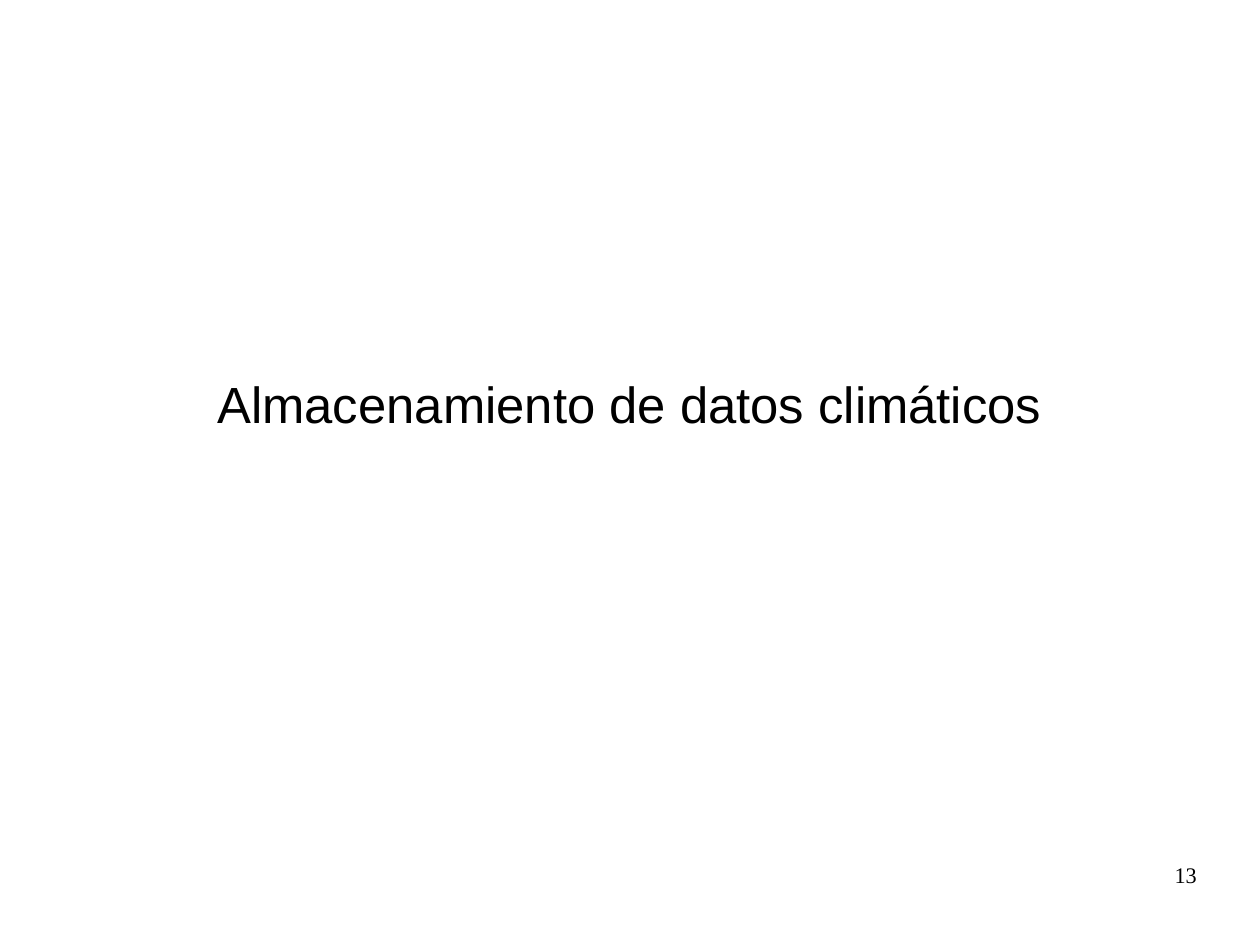
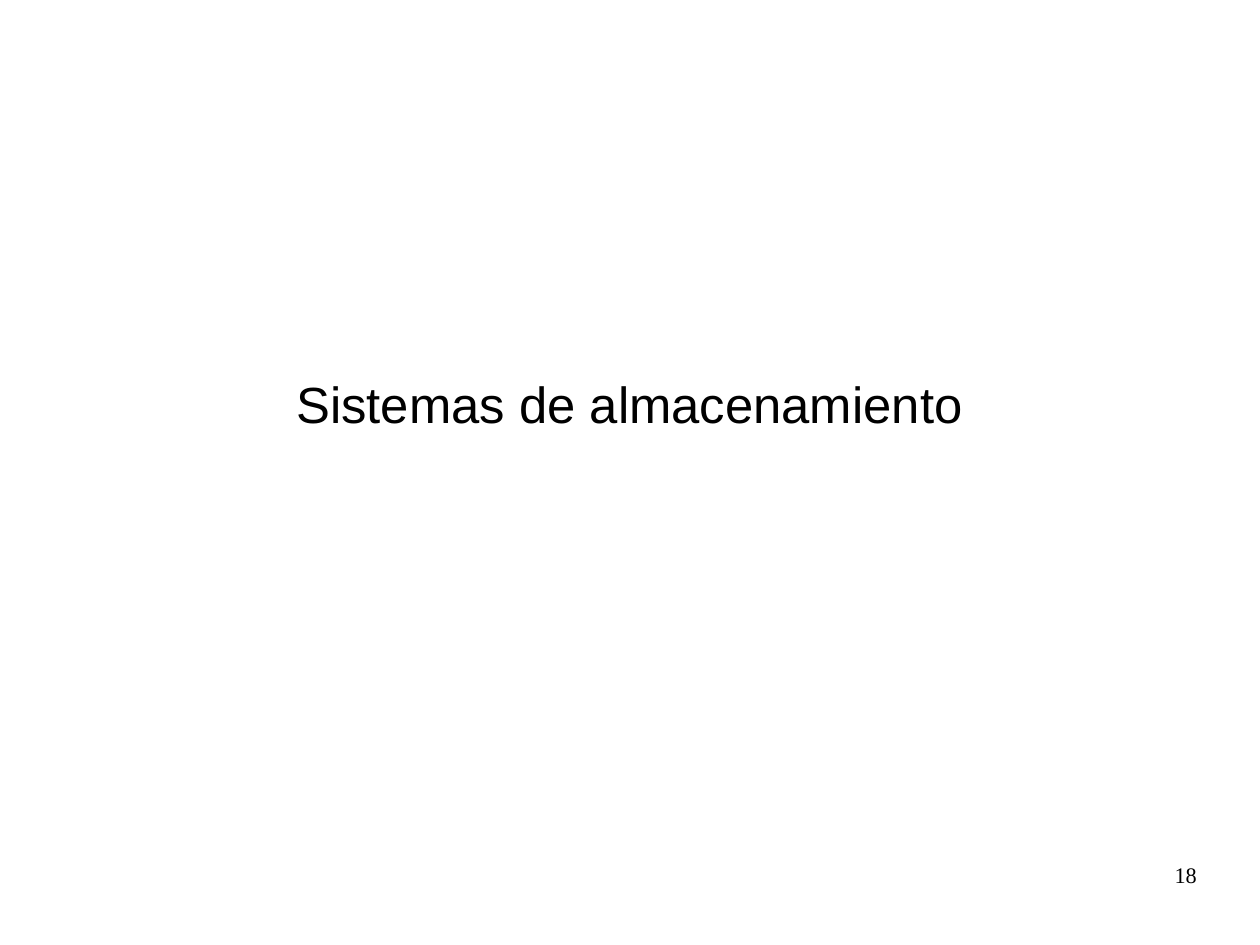
Before and after one commit to zequihg50/tfm, a slide deck: slide 18 of presentacion.odp (slide 13 before the commit). Drawn at 1260x945 pixels with LibreOffice and Linux fonts; fonts in the diff are those of the drawing. Boxes give left, top, right and bottom in pixels: in the first picture for what was removed or moved away, otherwise in the second. Text is boxed around its words. In the diff, an @@ line names an element or a change of style, - is before the commit and + after.

```diff
--- a/presentacion.odp
+++ b/presentacion.odp
@@ subtitle at <box>296,386,963,424</box>: text changed @@
-Almacenamiento de datos climáticos
+Sistemas de almacenamiento
@@ page number at <box>1175,868,1197,884</box>: text changed @@
-13
+18
```
Also in this commit, not shown: 15 other slides changed, 8 slides added.
